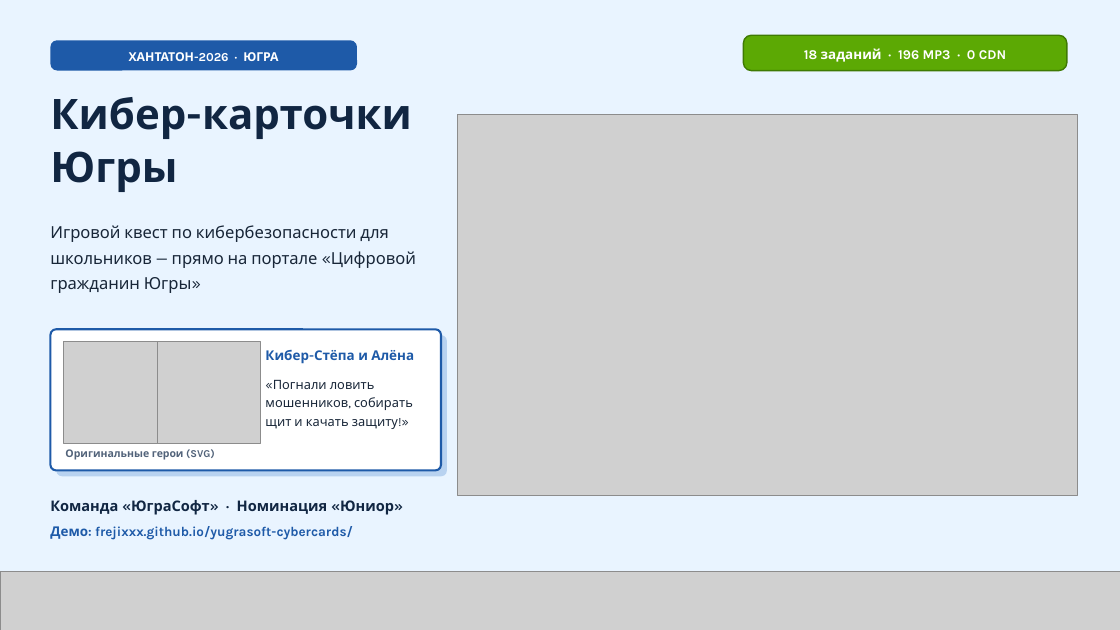
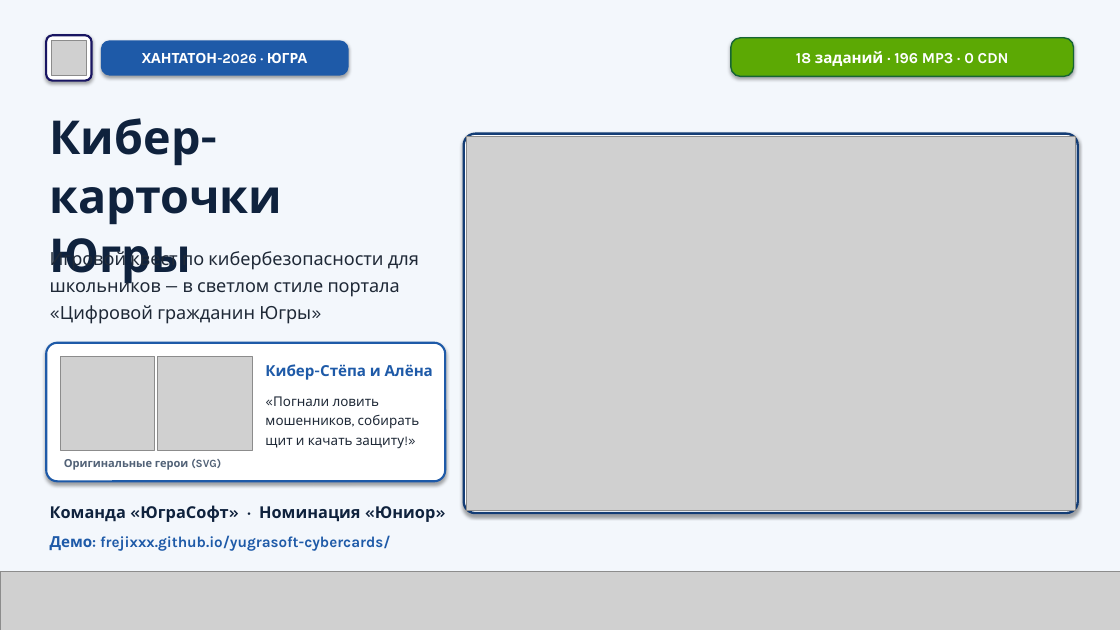
Before and after one commit to Frejixxx/yugrasoft-cybercards, a slide deck: slide 1 of Презентация_Кибер-карточки_Югры.pptx. Drawn at 1120x630 pixels with LibreOffice and Linux fonts; fonts in the diff are those of the drawing; grey boxes stand for pictures. Boxes give left, top, right and bottom in pixels: in the first picture for what was removed or moved away, otherwise in the second. Text is boxed around its words. In the diff, an @@ line names an element or a change of style, - is before the commit and + after.

```diff
--- a/Презентация_Кибер-карточки_Югры.pptx
+++ b/Презентация_Кибер-карточки_Югры.pptx
@@ background #E9F4FF to #F3F7FC @@
@@ rounded rectangle: place and size @@
-rounded rectangle at [50, 40, 357, 71]
+rounded rectangle at [46, 35, 92, 81]
@@ rounded rectangle at [46, 35, 92, 81]: fill #1E5AA8 to #FFFFFF; outline none to #191663 1.8 pt; shadow on; proportions changed @@
@@ picture added at [51, 40, 87, 76] @@
@@ rounded rectangle "ХАНТАТОН-2026 · ЮГРА": place and size @@
-rounded rectangle "ХАНТАТОН-2026 · ЮГРА" at [129, 52, 278, 61]
+rounded rectangle "ХАНТАТОН-2026 · ЮГРА" at [101, 40, 349, 76]
@@ rounded rectangle "ХАНТАТОН-2026 · ЮГРА" at [101, 40, 349, 76]: size 10.5 to 12 pt; line spacing 1.16 to 1; fill none to #1E5AA8; shadow on @@
@@ rounded rectangle "18 заданий · 196 MP3 ...": place and size @@
-rounded rectangle "18 заданий · 196 MP3 ..." at [804, 48, 1006, 62]
+rounded rectangle "18 заданий · 196 MP3 ..." at [731, 38, 1074, 76]
@@ rounded rectangle "18 заданий · 196 MP3 ..." at [731, 38, 1074, 76]: size 11.5 to 13 pt; line spacing 1.16 to 1; fill none to #5CA904; outline none to #166534 1.2 pt; shadow on @@
@@ text at [50, 118, 283, 285]: text changed; size 36 to 40 pt; text colour #112642 to #0F223D @@
-Кибер-карточки
-Югры
+Кибер-карточки
+Югры
@@ rounded rectangle: place and size @@
-rounded rectangle at [744, 35, 1067, 71]
+rounded rectangle at [464, 134, 1078, 513]
@@ rounded rectangle at [464, 134, 1078, 513]: fill #5CA904 to #FFFFFF; outline #3F7A03 1.2 pt to #143D75 2 pt; shadow on; proportions changed @@
@@ picture: place and size @@
-picture at [458, 114, 1078, 496]
+picture at [466, 136, 1075, 511]
@@ text at [50, 248, 419, 324]: text changed; size 14.2 to 15.5 pt; text colour #182638 to #1F2937 @@
-Игровой квест по кибербезопасности для школьников — прямо на портале «Цифровой гражданин Югры»
+Игровой квест по кибербезопасности для школьников — в светлом стиле портала «Цифровой гражданин Югры»
@@ rounded rectangle removed at [50, 329, 441, 471] @@
@@ rounded rectangle: place and size @@
-rounded rectangle at [56, 335, 447, 476]
+rounded rectangle at [46, 343, 445, 481]
@@ rounded rectangle at [46, 343, 445, 481]: fill #B8D2F0 to #FFFFFF; outline none to #1E5AA8 1.8 pt; shadow on; proportions changed @@
@@ picture: place and size @@
-picture at [64, 341, 166, 444]
+picture at [60, 356, 155, 450]
@@ picture: place and size @@
-picture at [158, 341, 260, 444]
+picture at [158, 356, 252, 450]
@@ text "Кибер-Стёпа и Алёна" at [265, 364, 433, 380]: size 11.5 to 13 pt; line spacing 1.16 to 1.18 @@
@@ text "Кибер-Стёпа и Алёна": place and size @@
-text "Кибер-Стёпа и Алёна" at [265, 350, 414, 364]
+text "Кибер-Стёпа и Алёна" at [265, 364, 433, 380]
@@ text "«Погнали ловить мошенников, собирать щит ...": place and size @@
-text "«Погнали ловить мошенников, собирать щит ..." at [265, 380, 413, 429]
+text "«Погнали ловить мошенников, собирать щит ..." at [265, 396, 420, 449]
@@ text "«Погнали ловить мошенников, собирать щит ..." at [265, 396, 420, 449]: size 11 to 11.5 pt, text colour #182638 to #1F2937; line spacing 1.22 to 1.2 @@
@@ text "Оригинальные герои (SVG)": place and size @@
-text "Оригинальные герои (SVG)" at [65, 449, 215, 460]
+text "Оригинальные герои (SVG)" at [64, 459, 221, 470]
@@ text "Оригинальные герои (SVG)" at [64, 459, 221, 470]: size 9 to 9.5 pt, text colour #52637A to #526277; line spacing 1.16 to 1.18 @@
@@ text "Команда «ЮграСофт» · Номинация «Юниор»" at [50, 505, 435, 522]: size 12.5 to 14 pt, text colour #112642 to #0F223D; line spacing 1.16 to 1.18 @@
@@ text "Демо: frejixxx.github.io/yugrasoft-cybercards/": place and size @@
-text "Демо: frejixxx.github.io/yugrasoft-cybercards/" at [50, 526, 353, 540]
+text "Демо: frejixxx.github.io/yugrasoft-cybercards/" at [50, 535, 390, 551]
@@ text "Демо: frejixxx.github.io/yugrasoft-cybercards/" at [50, 535, 390, 551]: size 11.5 to 13 pt; line spacing 1.16 to 1.18 @@
```
Also in this commit, not shown: 4 other slides changed, 1 slide added, 3 slides removed, 5 other files.
